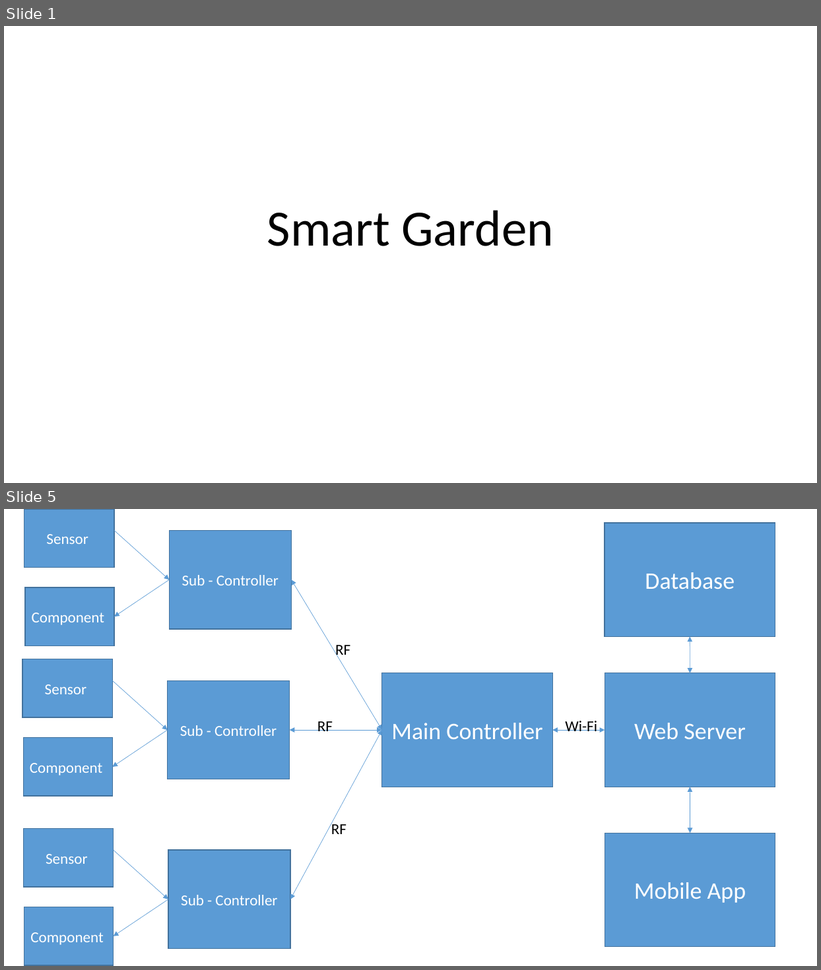
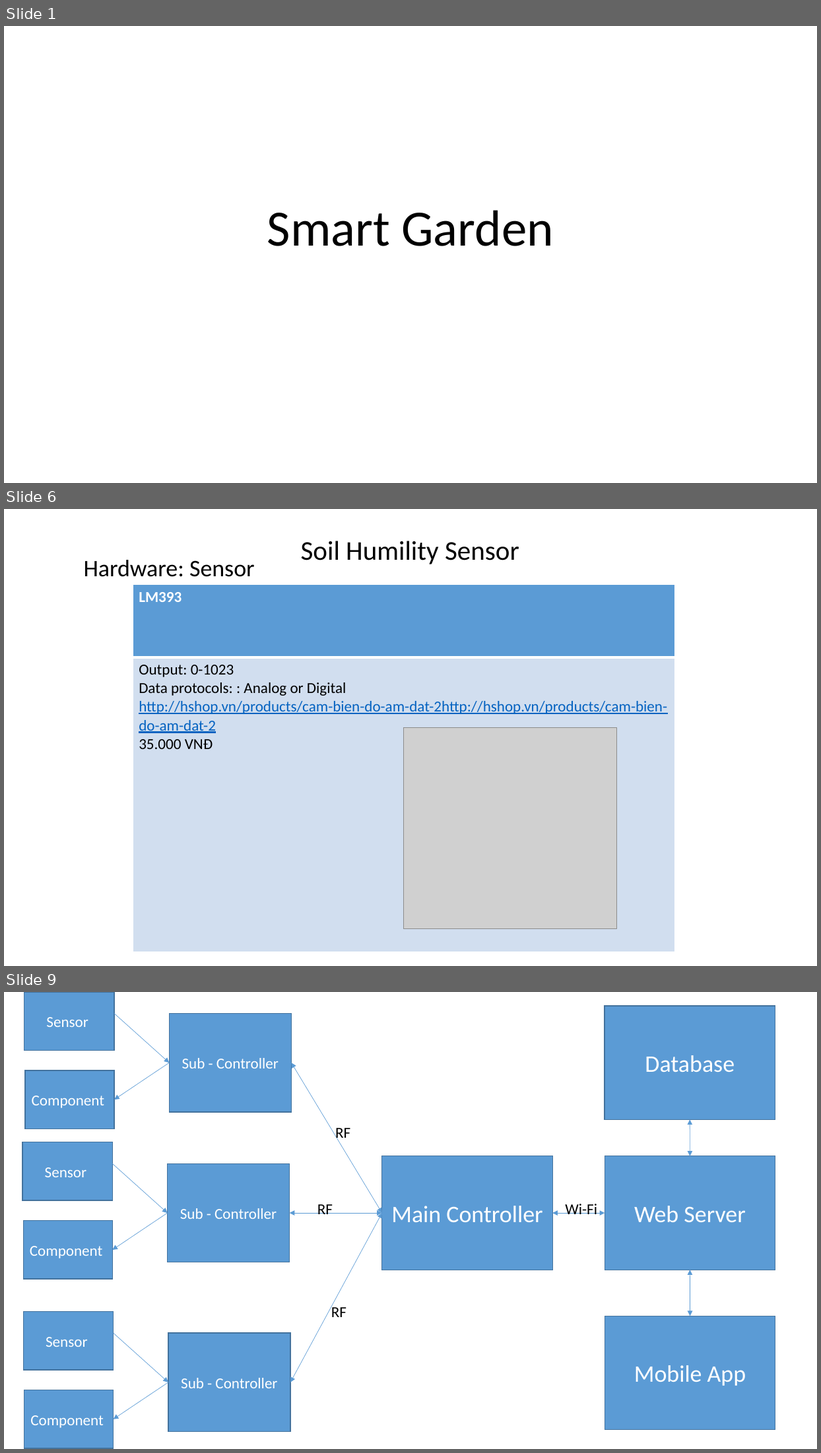
Before and after one commit to sangphanthanh/CP_SmartGarden, a slide deck: document/Presentation/Present01.pptx. Shown one above the other, each under a label of ours: slides 1 and 5 before the commit, slides 1, 6 and 9 after it; the slides between them are not shown. The pictures are 821x970 and 821x1453 pixels, drawn with LibreOffice and Linux fonts; fonts in the diff are those of the drawing; grey boxes stand for pictures. Boxes give left, top, right and bottom in pixels: in the first picture for what was removed or moved away, otherwise in the second. Text is boxed around its words. In the diff, an @@ line names an element or a change of style, - is before the commit and + after.

```diff
--- a/document/Presentation/Present01.pptx
+++ b/document/Presentation/Present01.pptx
@@ slide 6 added at box(4, 509, 817, 966), background #FFFFFF @@
@@ text added at box(301, 541, 519, 564), 32 pt, text #000000 @@
+Soil Humility Sensor
@@ text added at box(84, 560, 255, 577), 28 pt, text #000000 @@
+Hardware: Sensor
@@ table added at box(133, 585, 675, 953), 2 rows, 1 columns @@
+LM393
+Output: 0-1023 / Data protocols: : Analog or Digital / http://hshop.vn/products/cam-bien-do-am-dat-2http://hshop.vn/products/cam-bien-do-am-dat-2 / 35.000 VNĐ
@@ picture added at box(404, 728, 617, 929) @@
@@ what was slide 5 is now slide 9 @@
```
Also in this commit, not shown: 2 slides changed, 7 other slides added, 3 slides removed, 7 other files.
